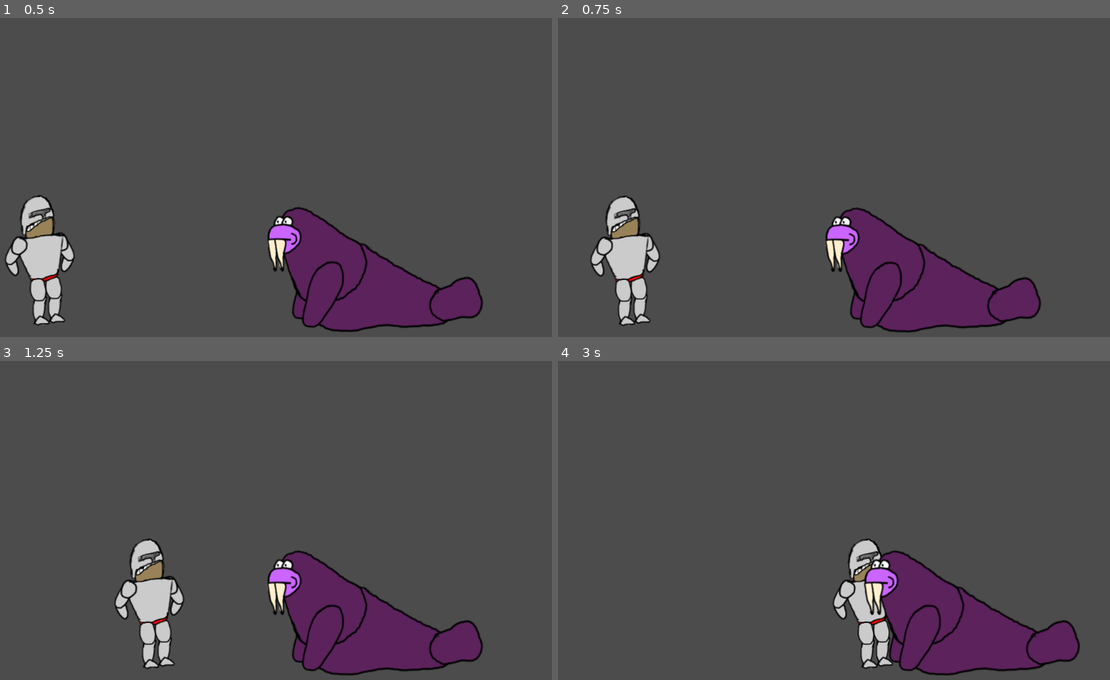
Above: before the commit, frames 1-4 (two rows, left to right).
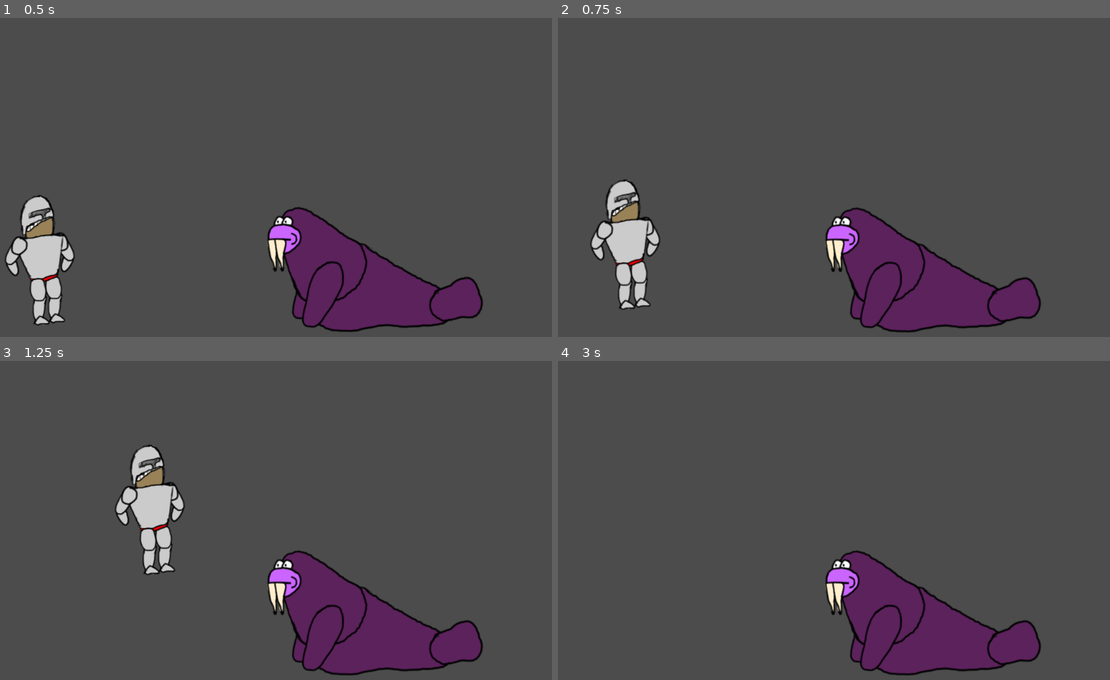
Above: after the commit, the same moments.

Repository: Wall-Dough/unstable
Game: Godot game, scene res://level/Level.tscn
The game is run twice, just before and just after one commit, with the same random seed, the same clock (stepped at 60 frames per second) and the same inputs.
Inputs:
- Up to frame 1 (0.5 s): no input
- Up to frame 2 (0.75 s): hold Right (move_right) from 0.53 s (still down); tap Space (jump) at 0.6 s
- Up to frame 3 (1.25 s): keep holding Right (move_right); tap Space (jump) at 0.77, 1.07 s
- Up to frame 4 (3 s): release Right (move_right) at 1.28 s; hold A (kick_left) 1.28-2.03 s; tap S (give) at 1.35, 2.85 s; tap Space (jump) at 1.52, 1.55, 1.82, 2.1 s; hold Right (move_right) from 2.03 s (still down)

Frame 1 is identical in both runs. In frame 2, 2.4% of the frame differs, in the area x 5-19%, y 50-97%; in frame 3, 4.9%; in frame 4, 7.2%, in the area x 48-95%, y 55-99%.

Commit message:
Implement jump

Diff:
--- a/player/Player.gd
+++ b/player/Player.gd
@@ -37,6 +37,9 @@
 func kick_right():
 	change_sprite($body/collision/sprite/kick_right)
 
+func jump():
+	$body.jump()
+
 func none_pressed():
 	if combat_mode:
 		if Input.is_action_pressed("punch_left"):
@@ -62,6 +65,8 @@
 	if Input.is_action_pressed("move_right"):
 		direction += 1
 	$body.set_direction(direction)
+	if Input.is_action_just_pressed("jump"):
+		jump()
 	if combat_mode:
 		if Input.is_action_just_pressed("punch_left"):
 			punch_left()
--- a/player/body.gd
+++ b/player/body.gd
@@ -6,6 +6,8 @@
 # var b = "text"
 var direction = 0
 var speed = 300
+var jump_speed = 300
+var jumped = false
 
 # Called when the node enters the scene tree for the first time.
 func _ready():
@@ -18,9 +20,15 @@
 	if direction != 0:
 		$collision.transform.x.x = direction
 
+func jump():
+	jumped = true
+
 func _integrate_forces(s):
 	var lv = s.get_linear_velocity()
 	lv.x = speed * direction
+	if jumped:
+		lv.y = -jump_speed
+		jumped = false
 	s.set_linear_velocity(lv)
 
 
